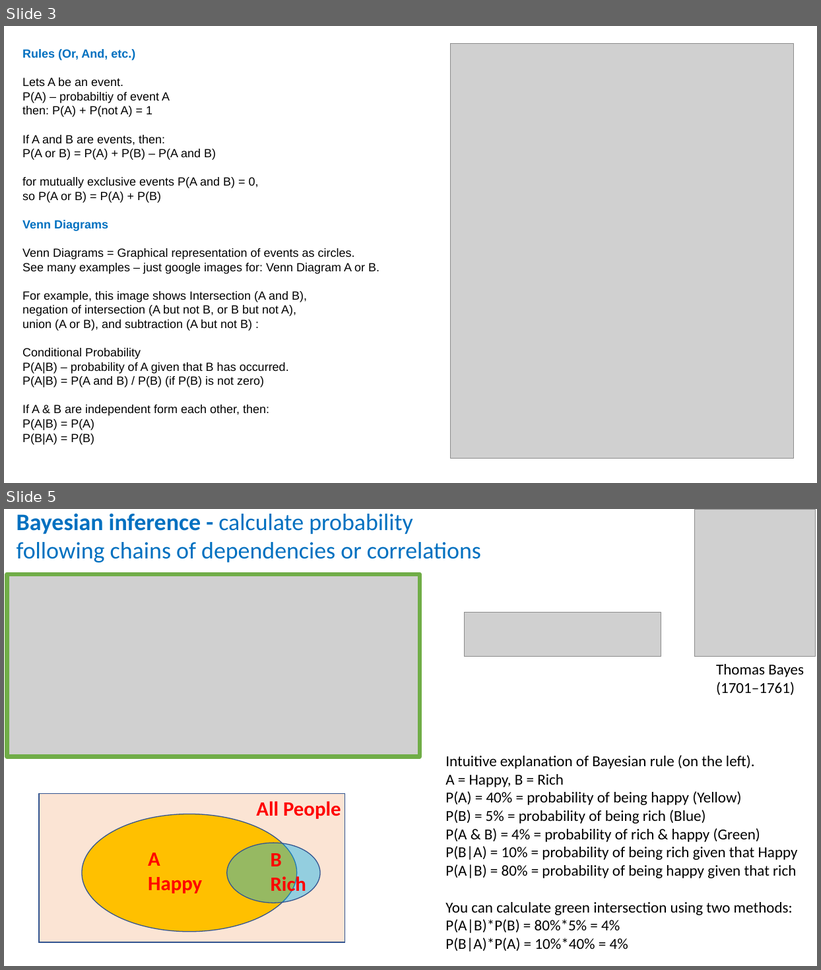
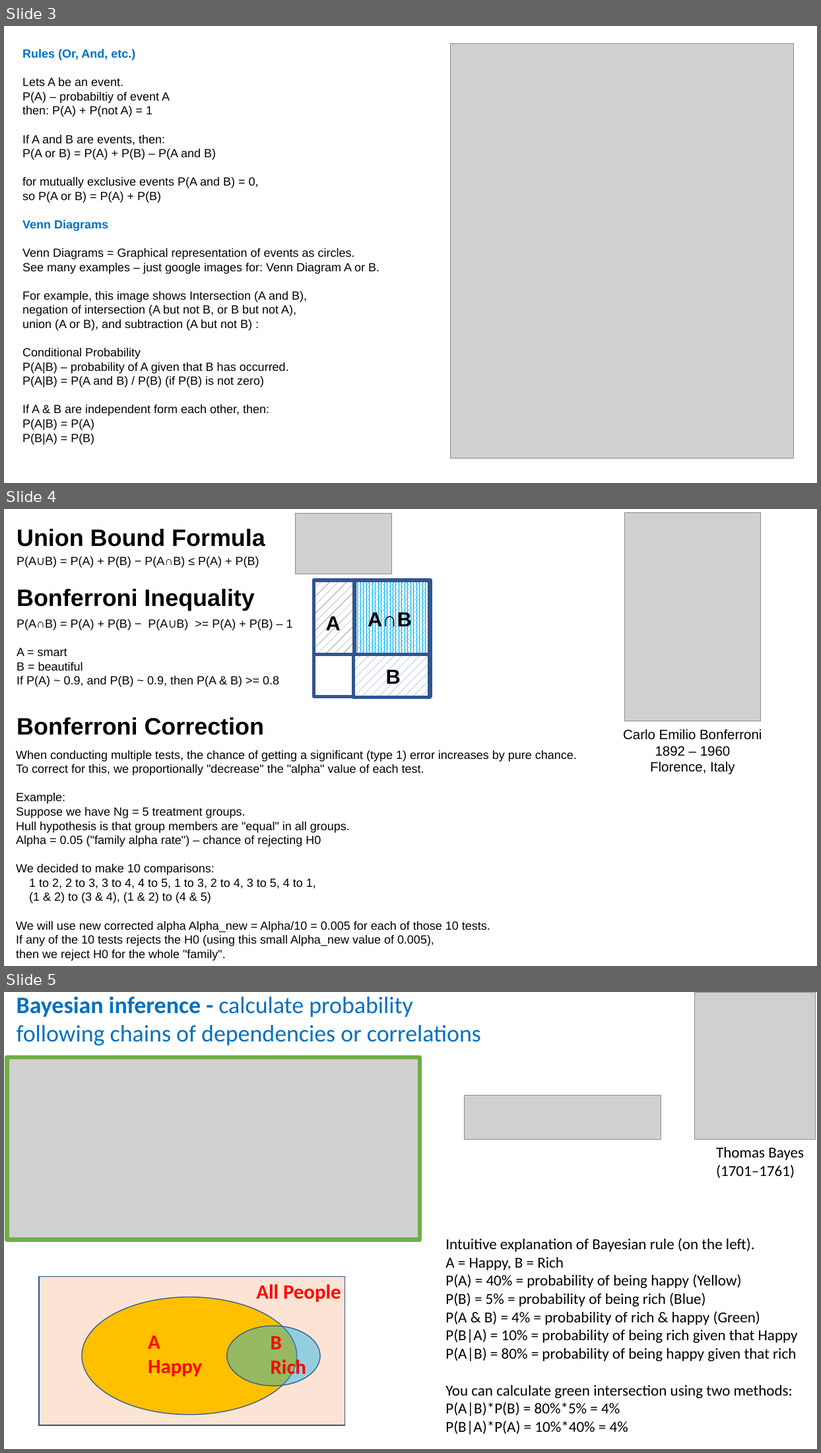
Before and after one commit to lselector/ml_ai_doc, a slide deck: statistics_01_probability.pptx. Shown one above the other, each under a label of ours: slides 3 and 5 before the commit, slides 3, 4 and 5 after it; the slides between them are not shown. The pictures are 821x970 and 821x1453 pixels, drawn with LibreOffice and Linux fonts; fonts in the diff are those of the drawing; grey boxes stand for pictures. Boxes give left, top, right and bottom in pixels: in the first picture for what was removed or moved away, otherwise in the second. Text is boxed around its words. In the diff, an @@ line names an element or a change of style, - is before the commit and + after.

Commit message:
added Bonferroni correction

```diff
--- a/statistics_01_probability.pptx
+++ b/statistics_01_probability.pptx
@@ slide 4 added at <box>4,509,817,966</box>, background #FFFFFF @@
@@ picture added at <box>296,513,393,574</box> @@
@@ picture added at <box>625,512,760,722</box> @@
@@ text added at <box>17,529,265,547</box>, 28 pt, text #000000, bold @@
+Union Bound Formula
@@ text added at <box>17,557,259,568</box>, 14 pt, text #000000 @@
+P(A∪B) = P(A) + P(B) − P(A∩B) ≤ P(A) + P(B)
@@ rectangle added at <box>314,580,430,697</box>, outline #325491 4 pt @@
@@ rectangle added at <box>314,581,431,655</box>, fill pattern #000000 on #FFFFFF, outline #325491 4 pt @@
@@ rectangle added at <box>354,581,430,655</box>, fill pattern #00B0F0 on #FFFFFF, outline #325491 4 pt @@
@@ text added at <box>17,589,254,611</box>, 28 pt, text #000000, bold @@
+Bonferroni Inequality
@@ text added at <box>17,619,293,687</box>, 14 pt, text #000000 @@
+P(A∩B) = P(A) + P(B) − P(A∪B) >= P(A) + P(B) – 1
+A = smart
+B = beautiful
+If P(A) ~ 0.9, and P(B) ~ 0.9, then P(A & B) >= 0.8
@@ text added at <box>326,615,341,634</box>, 24 pt, text #000000, bold @@
+A
@@ text added at <box>368,611,412,630</box>, 24 pt, text #000000, bold @@
+A∩B
@@ rectangle added at <box>354,654,430,697</box>, fill pattern #4472C4 on #FFFFFF, outline #325491 4 pt @@
@@ text added at <box>386,668,401,688</box>, 24 pt, text #000000, bold @@
+B
@@ text added at <box>17,718,264,735</box>, 28 pt, text #000000, bold @@
+Bonferroni Correction
@@ text added at <box>623,729,762,775</box>, 16 pt, text #000000 @@
+Carlo Emilio Bonferroni
+1892 – 1960
+Florence, Italy
@@ text added at <box>16,751,577,961</box>, 14 pt, text #000000 @@
+When conducting multiple tests, the chance of getting a significant (type 1) error increases by pure chance.
+To correct for this, we proportionally "decrease" the "alpha" value of each test.
+Example:
+Suppose we have Ng = 5 treatment groups.
+Hull hypothesis is that group members are "equal" in all groups.
+Alpha = 0.05 ("family alpha rate") – chance of rejecting H0
+We decided to make 10 comparisons:
+1 to 2, 2 to 3, 3 to 4, 4 to 5, 1 to 3, 2 to 4, 3 to 5, 4 to 1,
+(1 & 2) to (3 & 4), (1 & 2) to (4 & 5)
+We will use new corrected alpha Alpha_new = Alpha/10 = 0.005 for each of those 10 tests.
+If any of the 10 tests rejects the H0 (using this small Alpha_new value of 0.005),
+then we reject H0 for the whole "family".
```
Also in this commit, not shown: 1 slide changed, 3 other files.
